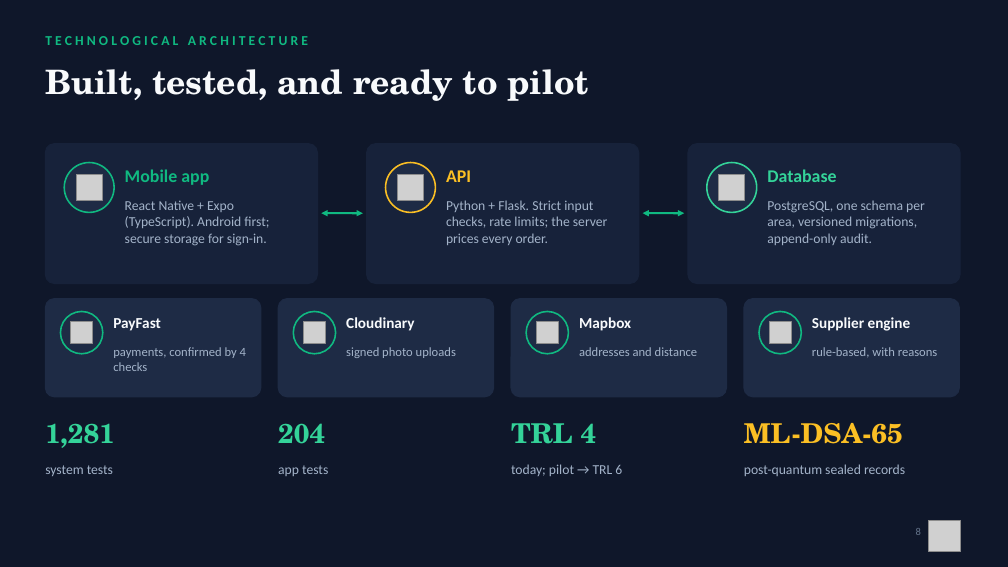
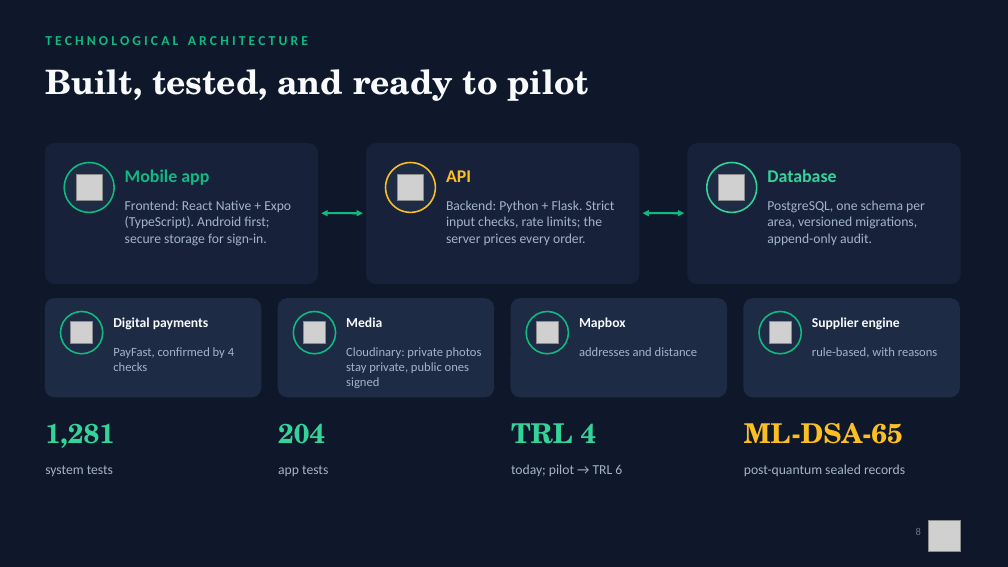
Before and after one commit to Mandla78/KasiFlow, a slide deck: slide 8 of docs/submission/05_final_submission/Akayza_Pitch_TeamPR.pptx. Drawn at 1008x567 pixels with LibreOffice and Linux fonts; fonts in the diff are those of the drawing; grey boxes stand for pictures. Boxes give left, top, right and bottom in pixels: in the first picture for what was removed or moved away, otherwise in the second. Text is boxed around its words. In the diff, an @@ line names an element or a change of style, - is before the commit and + after.

```diff
--- a/docs/submission/05_final_submission/Akayza_Pitch_TeamPR.pptx
+++ b/docs/submission/05_final_submission/Akayza_Pitch_TeamPR.pptx
@@ text at (125, 200, 291, 246): text changed @@
-React Native + Expo (TypeScript). Android first; secure storage for sign-in.
+Frontend: React Native + Expo (TypeScript). Android first; secure storage for sign-in.
@@ text at (446, 200, 615, 245): text changed @@
-Python + Flask. Strict input checks, rate limits; the server prices every order.
+Backend: Python + Flask. Strict input checks, rate limits; the server prices every order.
@@ text at (113, 317, 209, 330): text changed; size 14.5 to 13 pt @@
-PayFast
+Digital payments
@@ text at (346, 317, 382, 327): text changed; size 14.5 to 13 pt @@
-Cloudinary
+Media
@@ text "Mapbox" at (579, 317, 626, 329): size 14.5 to 13 pt @@
@@ text "Supplier engine" at (812, 317, 900, 330): size 14.5 to 13 pt @@
@@ text at (113, 347, 234, 371): text changed @@
-payments, confirmed by 4 checks
+PayFast, confirmed by 4 checks
@@ text at (346, 347, 481, 388): text changed @@
-signed photo uploads
+Cloudinary: private photos stay private, public ones signed
```
Also in this commit, not shown: 3 other slides changed, 1 other file.
